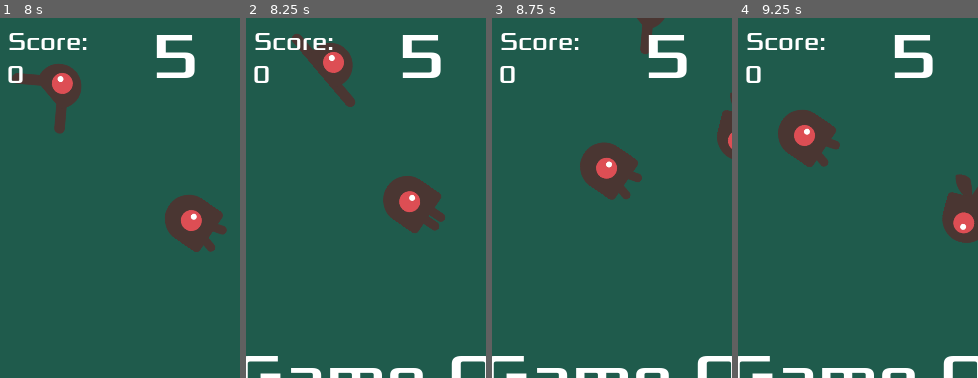
Above: before the commit, frames 1-4 (left to right).
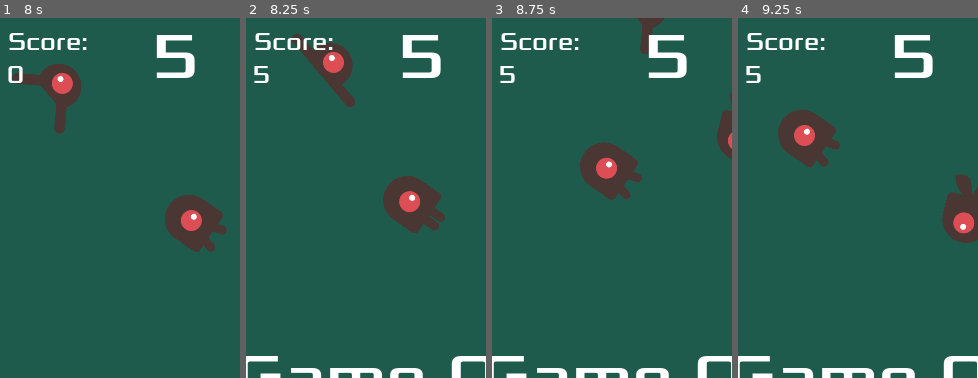
Above: after the commit, the same moments.

Repository: Josie-Armstrong/GameDev
Game: Godot game, scene res://main.tscn
The game is run twice, just before and just after one commit, with the same random seed, the same clock (stepped at 60 frames per second) and the same inputs.
Inputs:
- Up to frame 1 (8 s): click "Start" at 0.5 s; tap Enter at 1.25 s; hold Right (move_right) 1.28-2.03 s; hold Down (move_down) 2.03-2.78 s; hold Right (move_right) 2.78-3.53 s; hold Up (move_up) 3.53-4.28 s; hold Left (move_left) 4.28-5.78 s; hold Down (move_down) 5.78-6.53 s; hold Right (move_right) 6.53-7.28 s; hold Up (move_up) from 7.28 s (still down)
- Up to frame 2 (8.25 s): release Up (move_up) at 8.03 s; hold Right (move_right) from 8.03 s (still down)
- Up to frame 3 (8.75 s): keep holding Right (move_right)
- Up to frame 4 (9.25 s): release Right (move_right) at 8.78 s; hold Down (move_down) from 8.78 s (still down)
The pictures show only the part of the screen within x 14-64%, y 0-50%; the shares and areas given below are measured in that part.

Frame 1 is identical in both runs. In frame 2, 0.1% of the frame differs, in the area x 3-10%, y 13-19%; in frame 3, 0.1%; in frame 4, 0.1%.

Commit message:
Added high score

Diff:
--- a/first_game/first_game_creeps/main.gd
+++ b/first_game/first_game_creeps/main.gd
@@ -16,6 +16,10 @@
 	$DeathSound.play()
 	$Player.hide()
 	$Player.no_physics()
+
+	if score > high_score:
+		high_score = score
+		$HUD.update_high_score(score)
 
 func new_game():
 	score = 0
